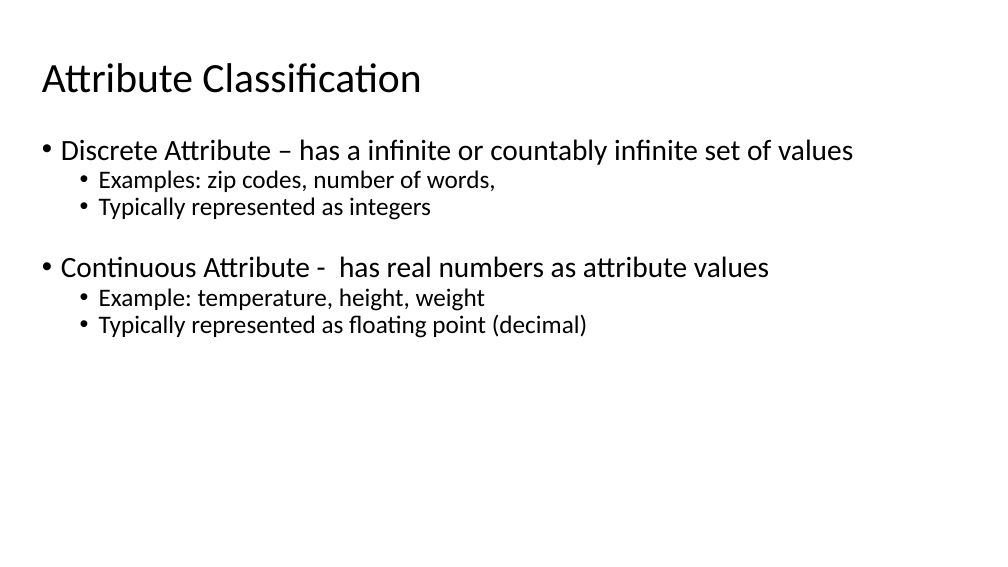
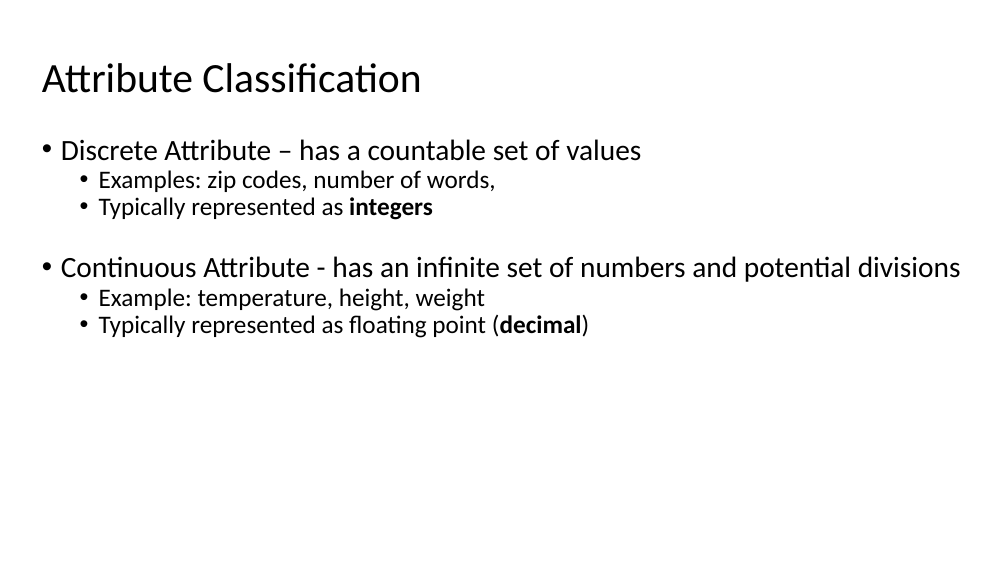
Before and after one commit to RAJohansen/UCL_Workshops, a slide deck: slide 10 of Intro_to_R/Introduction to R.pptx (slide 8 before the commit). Drawn at 1008x567 pixels with LibreOffice and Linux fonts; fonts in the diff are those of the drawing. Boxes give left, top, right and bottom in pixels: in the first picture for what was removed or moved away, otherwise in the second. Text is boxed around its words. In the diff, an @@ line names an element or a change of style, - is before the commit and + after.

Commit message:
Updated Slides

```diff
--- a/Intro_to_R/Introduction to R.pptx
+++ b/Intro_to_R/Introduction to R.pptx
@@ text at box(61, 139, 641, 161): text changed @@
-• Discrete Attribute – has a infinite or countably infinite set of values
+• Discrete Attribute – has a countable set of values
@@ text at box(99, 197, 589, 338): bold on in "integers", "(decimal)" @@
@@ text at box(61, 256, 961, 282): text changed @@
-• Continuous Attribute - has real numbers as attribute values
+• Continuous Attribute - has an infinite set of numbers and potential divisions
```
Also in this commit, not shown: 6 other slides changed, 5 slides added, 7 slides removed.
